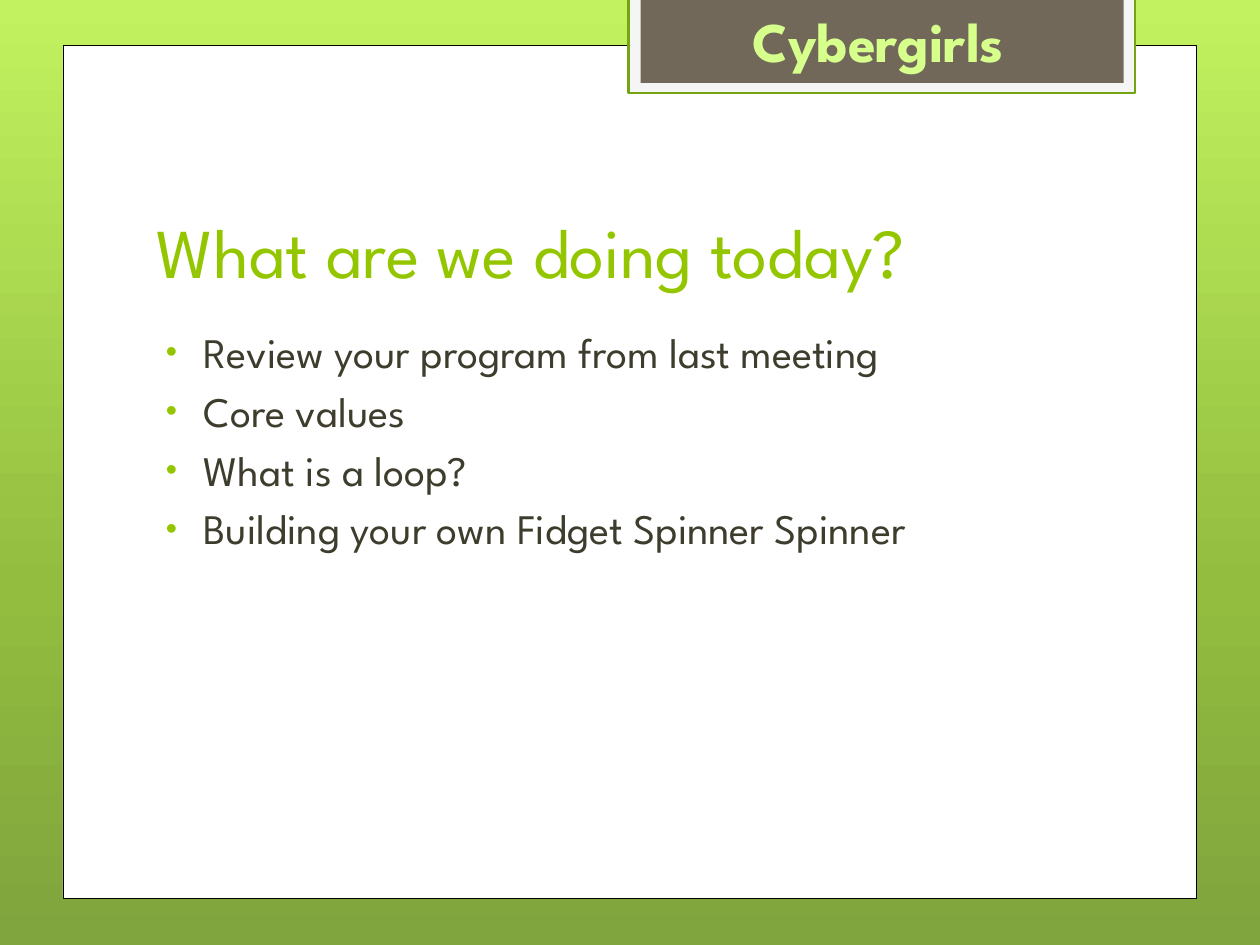
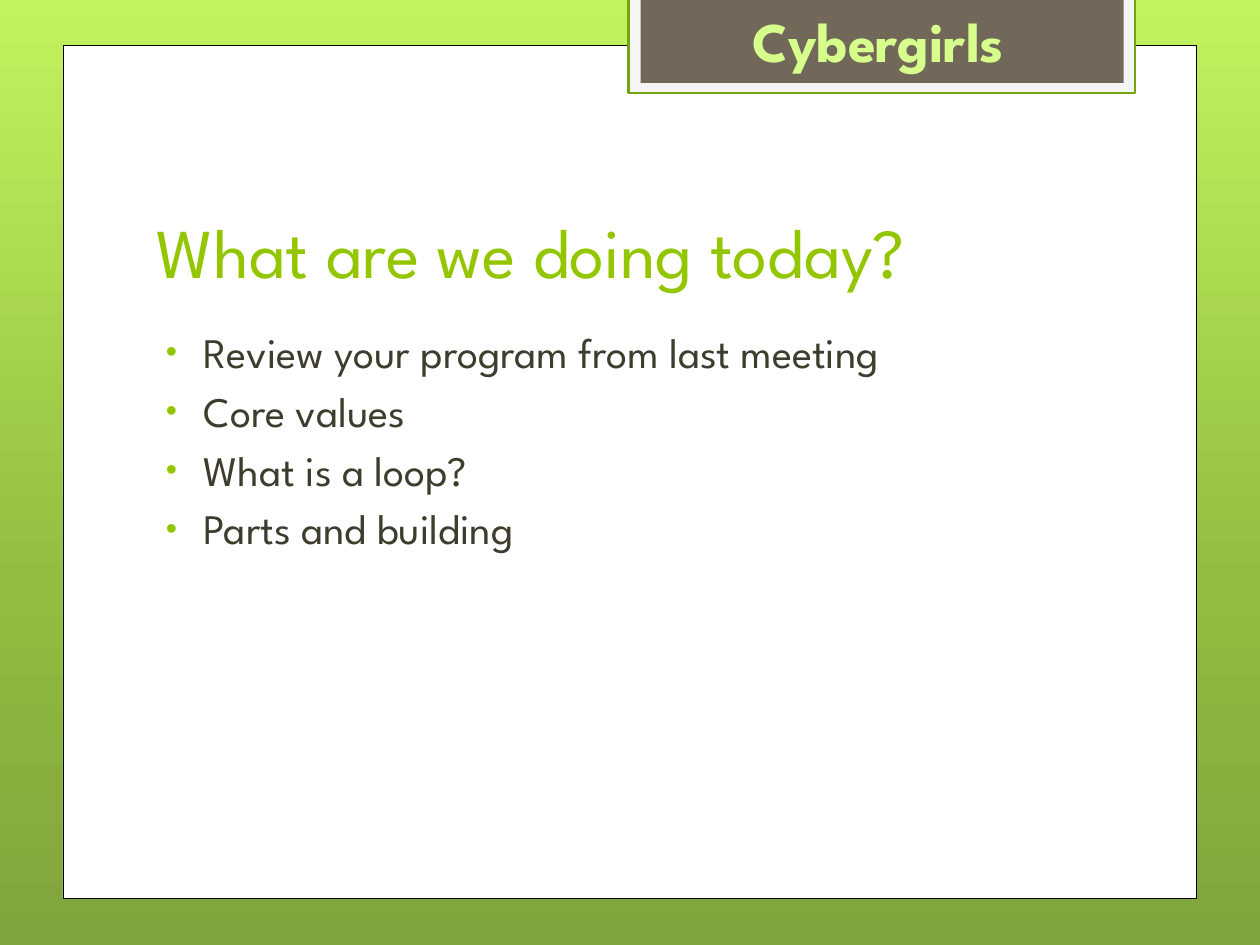
Before and after one commit to drahmel/el-segundo-girl-scouts-robotics-2017, a slide deck: slide 2 of meeting-4-loops/Girl Scouts LEGO Robotics - Meeting 4 - Loops.pptx. Drawn at 1260x945 pixels with LibreOffice and Linux fonts; fonts in the diff are those of the drawing; background and template pictures are left out. Boxes give left, top, right and bottom in pixels: in the first picture for what was removed or moved away, otherwise in the second. Text is boxed around its words. In the diff, an @@ line names an element or a change of style, - is before the commit and + after.

```diff
--- a/meeting-4-loops/Girl Scouts LEGO Robotics - Meeting 4 - Loops.pptx
+++ b/meeting-4-loops/Girl Scouts LEGO Robotics - Meeting 4 - Loops.pptx
@@ text at (204,515,513,554): text changed @@
-• Building your own Fidget Spinner Spinner
+• Parts and building
```
Also in this commit, not shown: 2 other slides changed, 2 slides added, 2 other files.
